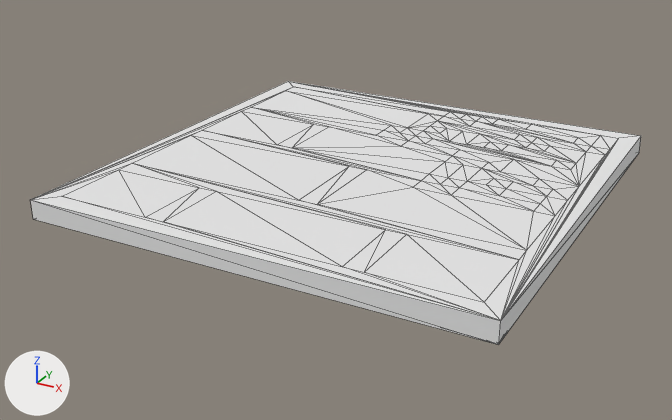
One commit to the OBJ model Assets/VoxelModels/Tile Variations/Tile1.obj: the scene before it, then after it.
Before and after are seen from a 50 mm lens placed at (2.08, -3.93, 1.8), pointed at (-0.02, -0.1, -0.11). Arrows for +X, +Y and +Z are at lower left; the lights stay in place. Mesh edges are drawn as thin lines. Where no turn or scale is listed for an object, it has been applied to the vertices. Vertices at the same position are counted once.

In view in the first picture: 'Untitled'.
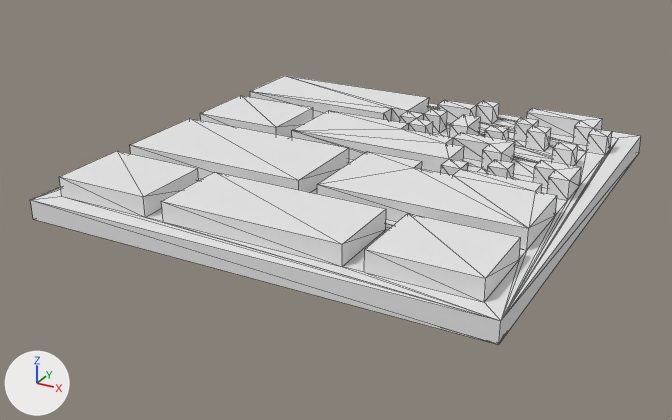
Boxes [x1, y1, x2, y2] around the edits, measured in the pictures (672 x 420 px):
'Untitled', reshaped
    before: [31, 81, 641, 345]
    after: [31, 76, 641, 345]
part 1 of me_untitled, built on
    before: [62, 91, 610, 302]
    after: [59, 76, 612, 302]

The change, as a list of edits to the scene's bpy script:
```text
Change me_untitled:
    used by ob_untitled; location = (0.0, 0.0, 0.0)
    remove me_untitled.from_pydata(...)  # 232 vertices, 460 faces; spans x -1.1..1.2, y -1.1..1.2, z 0.0..0.1
    add me_untitled.from_pydata(...)  # 336 vertices, 688 faces; spans x -1.1..1.2, y -1.1..1.2, z 0.0..0.2
    me_untitled part 1
    70 faces are deleted
    104 new vertices lie (0.0, 0.0, 0.1) away from vertices in x -1.0..1.1, y -1.0..1.1, z 0.1
    298 new faces join them
```
